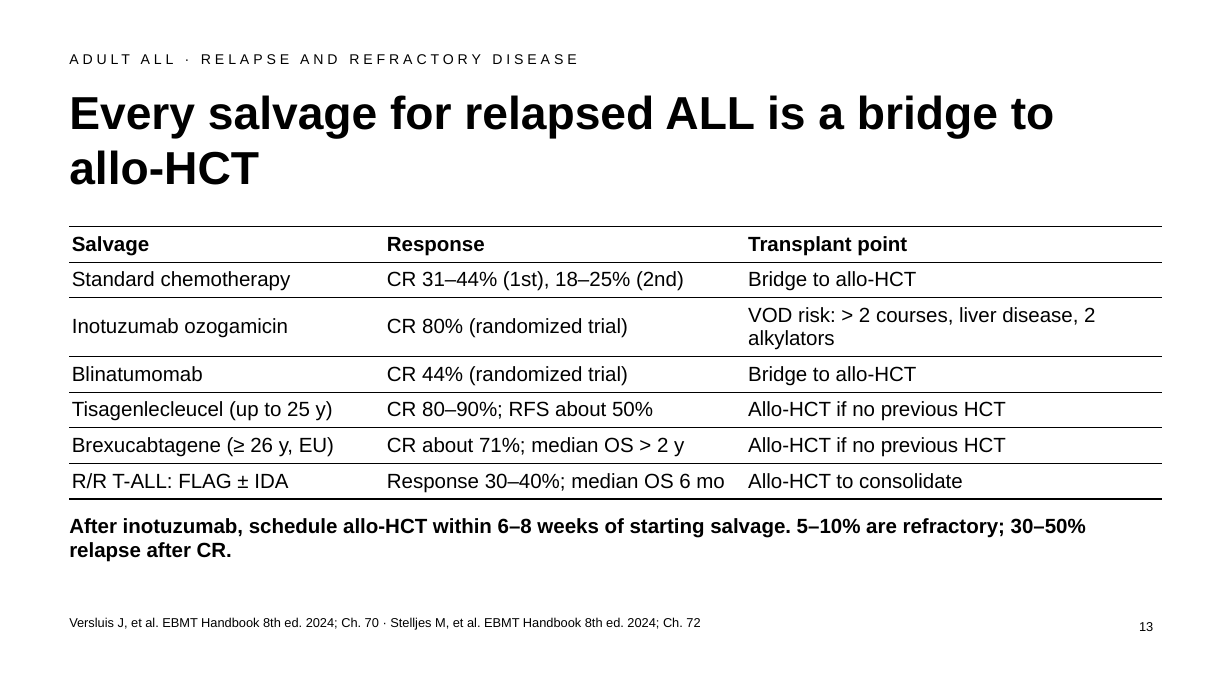
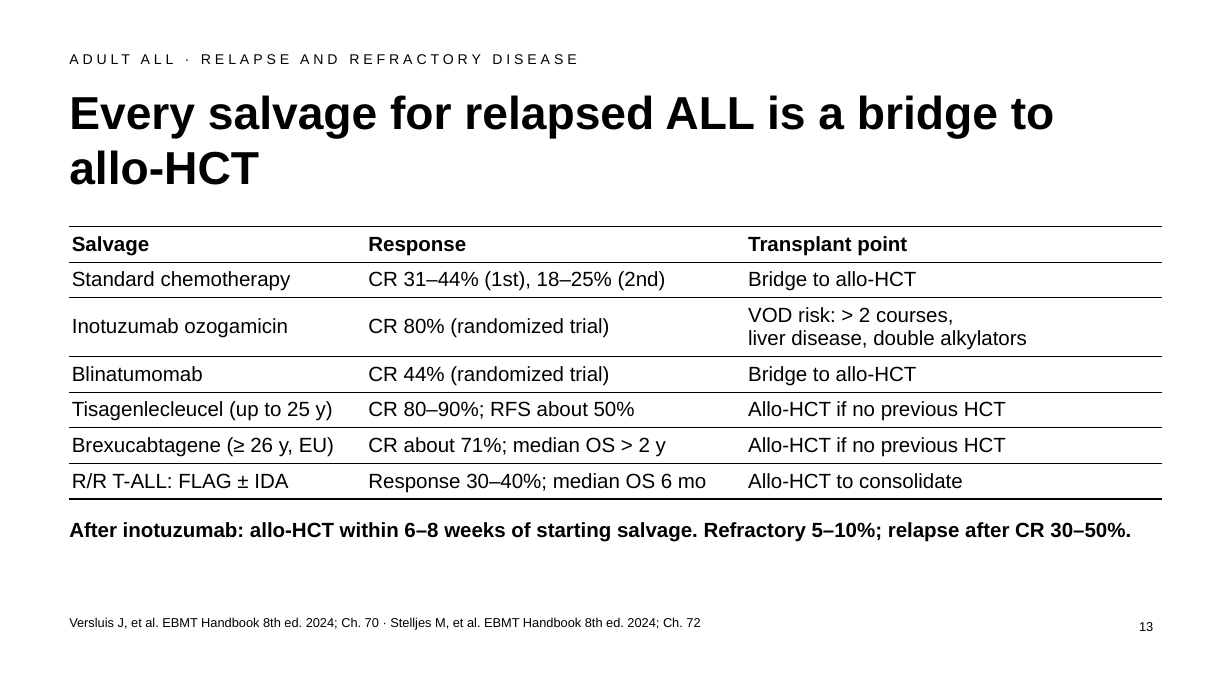
Before and after one commit to htlin222/ebmt-handbook-skill, a slide deck: slide 13 of slides/decks/s15-aml-all.pptx. Drawn at 1232x693 pixels with LibreOffice and Linux fonts; fonts in the diff are those of the drawing. Boxes give left, top, right and bottom in pixels: in the first picture for what was removed or moved away, otherwise in the second. Text is boxed around its words. In the diff, an @@ line names an element or a change of style, - is before the commit and + after.

```diff
--- a/slides/decks/s15-aml-all.pptx
+++ b/slides/decks/s15-aml-all.pptx
@@ table at box(69, 226, 1163, 496) @@
-row 3, column 3: VOD risk: > 2 courses, liver disease, 2 alkylators
+row 3, column 3: VOD risk: > 2 courses, / liver disease, double alkylators
@@ text at box(69, 522, 1131, 542): text changed @@
-After inotuzumab, schedule allo-HCT within 6–8 weeks of starting salvage. 5–10% are refractory; 30–50% relapse after CR.
+After inotuzumab: allo-HCT within 6–8 weeks of starting salvage. Refractory 5–10%; relapse after CR 30–50%.
```
Also in this commit, not shown: 5 other slides changed, 24 other files.
